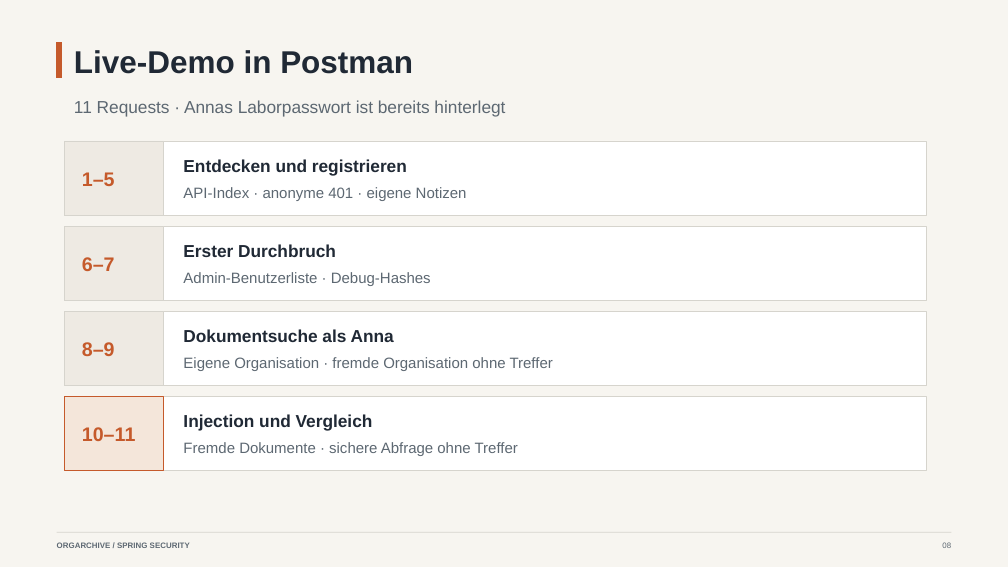
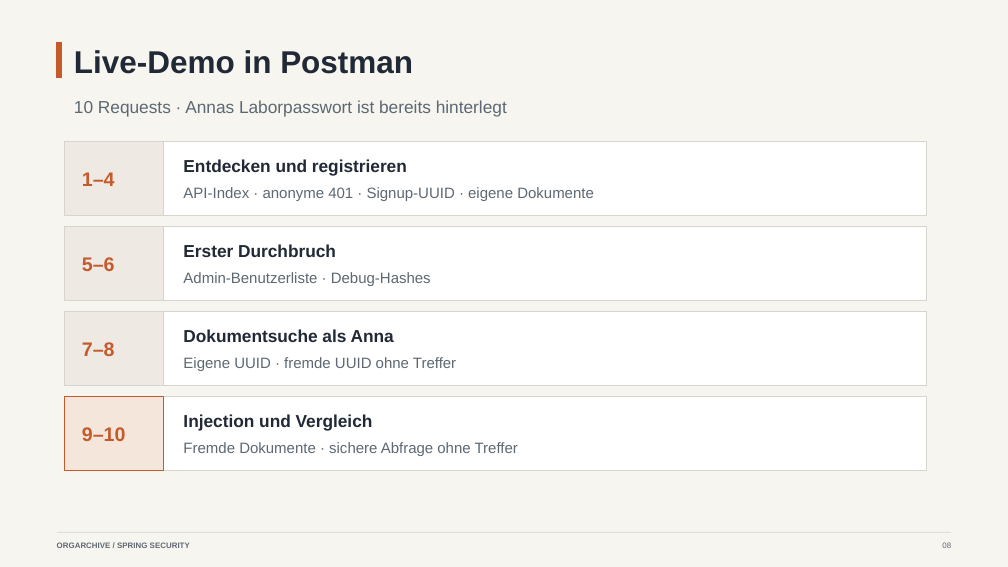
Before and after one commit to andrey94308/spring-came-to-the-party, a slide deck: slide 8 of presentation/spring_knowledge_sharing_editable_orgarchive.pptx. Drawn at 1008x567 pixels with LibreOffice and Linux fonts; fonts in the diff are those of the drawing. Boxes give left, top, right and bottom in pixels: in the first picture for what was removed or moved away, otherwise in the second. Text is boxed around its words. In the diff, an @@ line names an element or a change of style, - is before the commit and + after.

```diff
--- a/presentation/spring_knowledge_sharing_editable_orgarchive.pptx
+++ b/presentation/spring_knowledge_sharing_editable_orgarchive.pptx
@@ text at (74, 100, 507, 117): text changed @@
-11 Requests · Annas Laborpasswort ist bereits hinterlegt
+10 Requests · Annas Laborpasswort ist bereits hinterlegt
@@ text at (82, 172, 115, 186): text changed @@
-1–5
+1–4
@@ text at (183, 187, 594, 201): text changed @@
-API-Index · anonyme 401 · eigene Notizen
+API-Index · anonyme 401 · Signup-UUID · eigene Dokumente
@@ text at (82, 257, 115, 271): text changed @@
-6–7
+5–6
@@ text at (82, 342, 115, 356): text changed @@
-8–9
+7–8
@@ text at (183, 357, 456, 371): text changed @@
-Eigene Organisation · fremde Organisation ohne Treffer
+Eigene UUID · fremde UUID ohne Treffer
@@ text at (82, 427, 126, 441): text changed @@
-10–11
+9–10
```
Also in this commit, not shown: 3 other slides changed, 23 other files.
